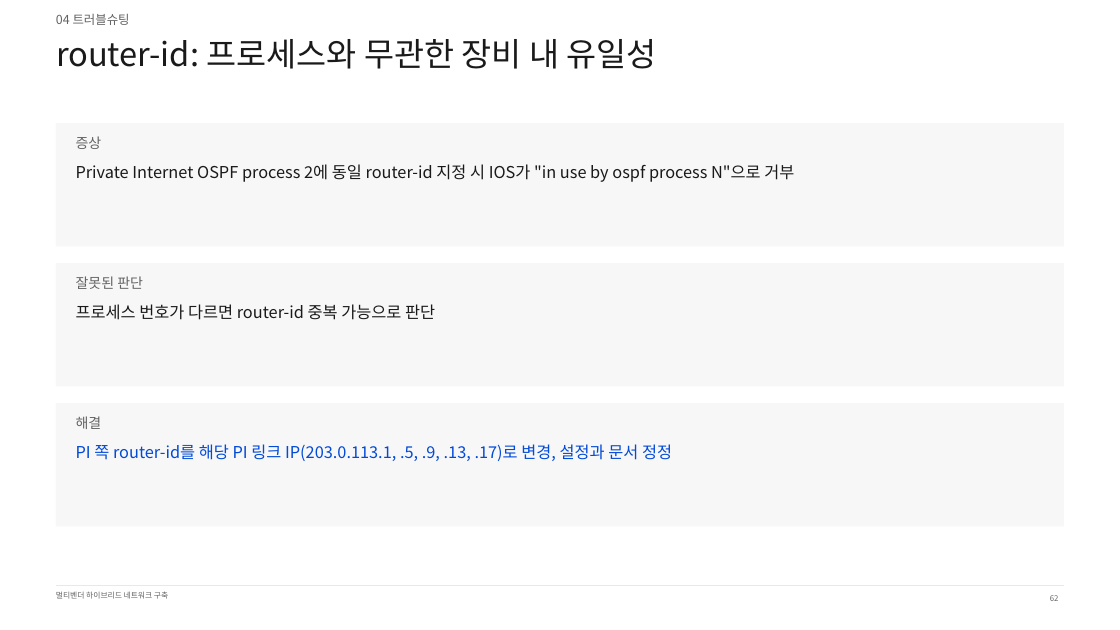
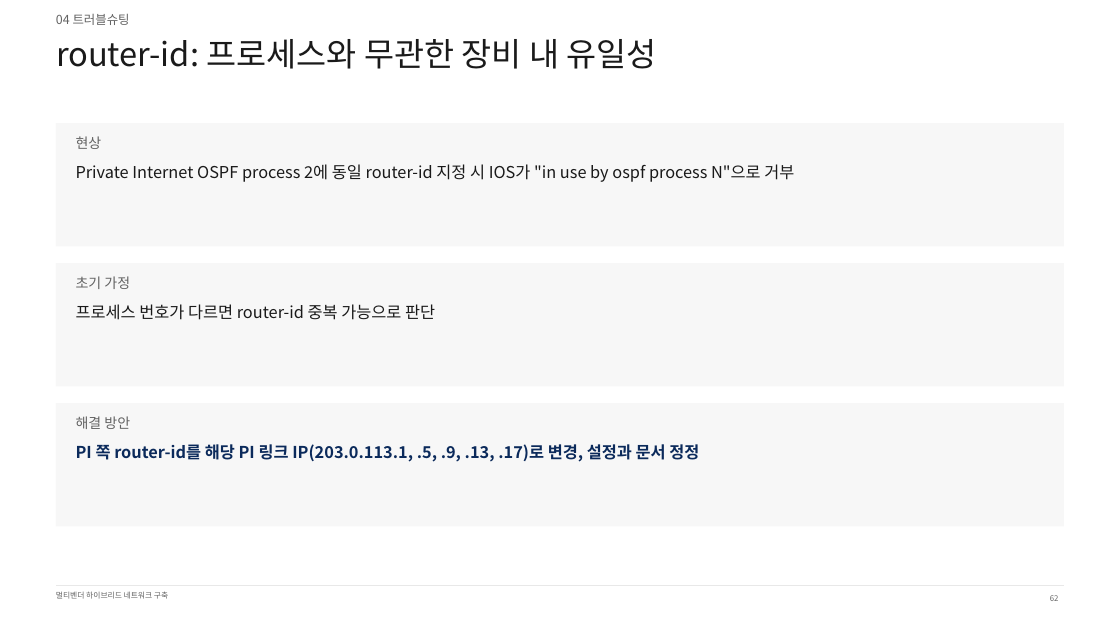
Before and after one commit to KSNAM97/multivendor-wan-dmvpn-mpls-lab, a slide deck: slide 62 of ppt/최종/멀티벤더_하이브리드_WAN_구축_남기석_261020.pptx. Drawn at 1120x630 pixels with LibreOffice and Linux fonts; fonts in the diff are those of the drawing. Boxes give left, top, right and bottom in pixels: in the first picture for what was removed or moved away, otherwise in the second. Text is boxed around its words. In the diff, an @@ line names an element or a change of style, - is before the commit and + after.

Commit message:
최종 발표 자료(68장 PDF, PPTX) 추가와 README 링크, 일정 표기 정리

```diff
--- a/ppt/최종/멀티벤더_하이브리드_WAN_구축_남기석_261020.pptx
+++ b/ppt/최종/멀티벤더_하이브리드_WAN_구축_남기석_261020.pptx
@@ text at [76, 136, 102, 149]: text changed @@
-증상
+현상
@@ text at [76, 276, 130, 289]: text changed @@
-잘못된 판단
+초기 가정
@@ text at [76, 416, 130, 429]: text changed @@
-해결
+해결 방안
@@ text "PI 쪽 router-id를 해당 PI ..." at [76, 444, 699, 462]: text colour #024AD8 to #0B2A5B, bold on @@
```
Also in this commit, not shown: 42 other slides changed, 1 other file.
